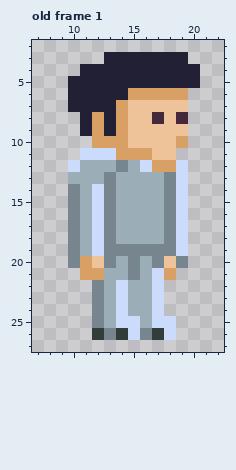
One commit to this pixel-art file: stuff/textures/player.ase. That is the earlier state.
32x32 pixels, 1 frame. Shown: old frame 1: x 7..22, y 2..27. The commit also changed other frames, which this record leaves out.
After:
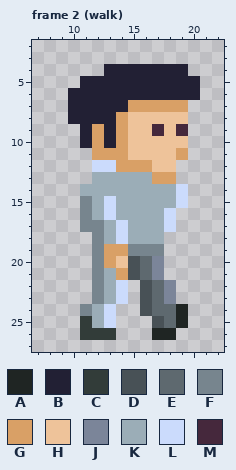
Palette (. is transparent): A #1f2523  B #222034  C #323c39  D #485156  E #5e696f  F #77858e  G #d9a066  H #eec39a  J #7b8599  K #9badb7  L #cbdbfc  M #45283c
A new or re-ordered frame is compared with the old frame closest to it.
From the commit log: Added player walking animation
Difference:
frames 1 -> 9
layer "Left arm" added
layer "Left leg" added
layer "Body" added
layer "Right leg" added
layer "Right arm" added
layer "Head" added
layer "Layer 1" removed
layer "Layer 1 #2" removed
--- frame 2 (walk) is new; against old frame 1
@@ x 7..22 @@
  2 ................
- 3 ......BBBBBBB...
- 4 ....BBBBBBBBBB..
- 5 ...BBBBBBBBBBB..
- 6 ...BBBBBGGGGG...
- 7 ...BBBBGHHHHH...
- 8 ....BGBGHHMHM...
- 9 ....BGBGHHHHH...
-10 .....GGGHHHHG...
-11 ....LLLGGGHH....
-12 ...LKKKFKLGGL...
-13 ...KKKFKKKKFL...
-14 ...FKLFKKKKFL...
-15 ...FKLFKKKKFL...
-16 ...FKLFKKKKFL...
-17 ...FKLFKKKKFL...
-18 ...FKLFKKKKFL...
-19 ...FKLFFFFFFL...
-20 ...FGHFKFKFHF...
-21 ....GGKKFKLG....
-22 .....FKLKKL.....
-23 .....FKLKKL.....
-24 .....FKLKKL.....
-25 .....FKLLKLL....
-26 .....CFCLFCL....
+ 3 ................
+ 4 ......BBBBBBB...
+ 5 ....BBBBBBBBBB..
+ 6 ...BBBBBBBBBBB..
+ 7 ...BBBBBGGGGG...
+ 8 ...BBBBGHHHHH...
+ 9 ....BGBGHHMHM...
+10 ....BGBGHHHHH...
+11 .....GGGHHHHG...
+12 .....LLGGGHH....
+13 .....KKKKKGG....
+14 ....KKKKKKKKL...
+15 ....FKLKKKKKL...
+16 ....FKLKKKKL....
+17 ....FFKLKKKL....
+18 .....FKLKKK.....
+19 .....FGGFFF.....
+20 .....FGHDEJ.....
+21 .....FKGDEJ.....
+22 .....FKL.DEJ....
+23 .....FKL.DEJ....
+24 ....FKL..DEEA...
+25 ....CKL...DEA...
+26 ....CCC...AA....
 27 ................
Boxes around the changes in both pictures, in picture pixels (x1, y1, x2, y2):
changed: (68, 52, 200, 340)
